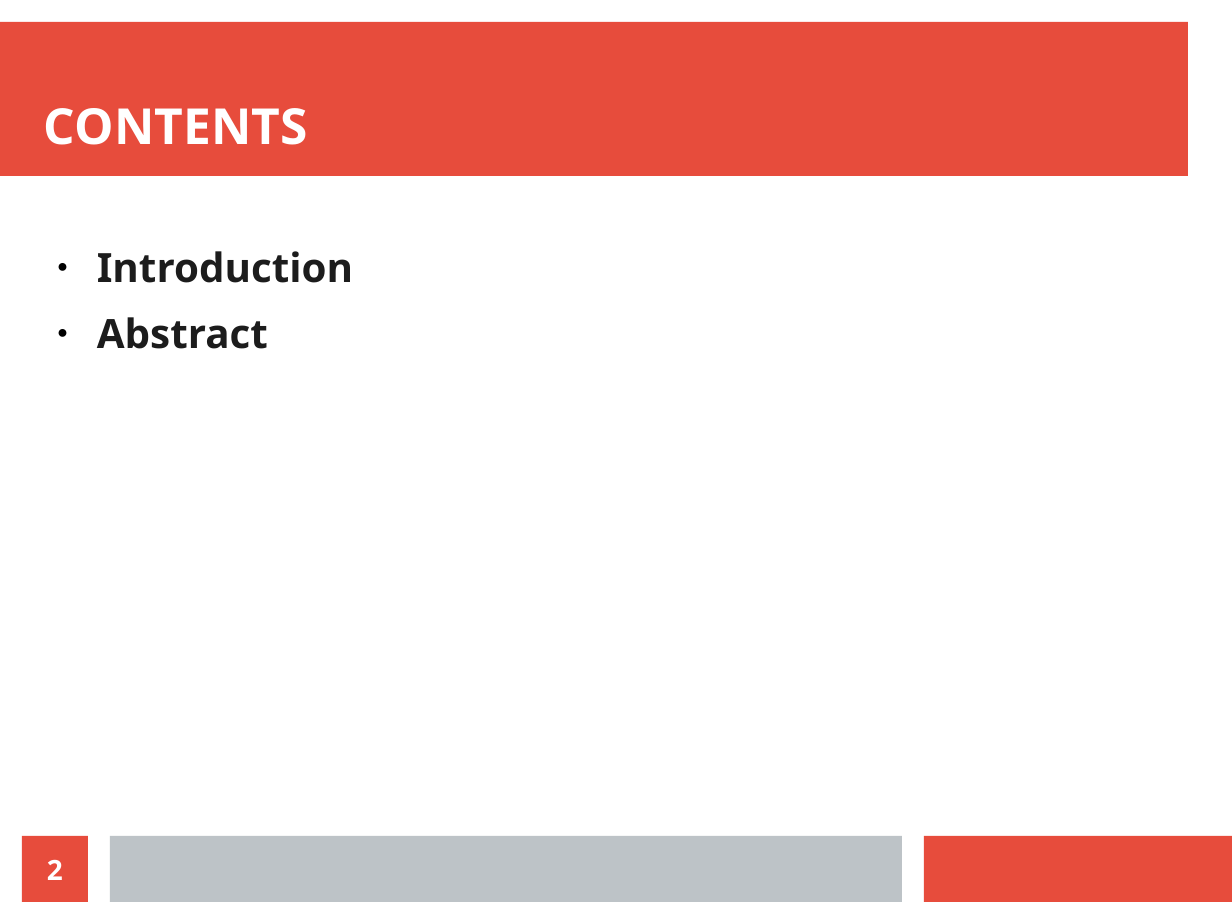
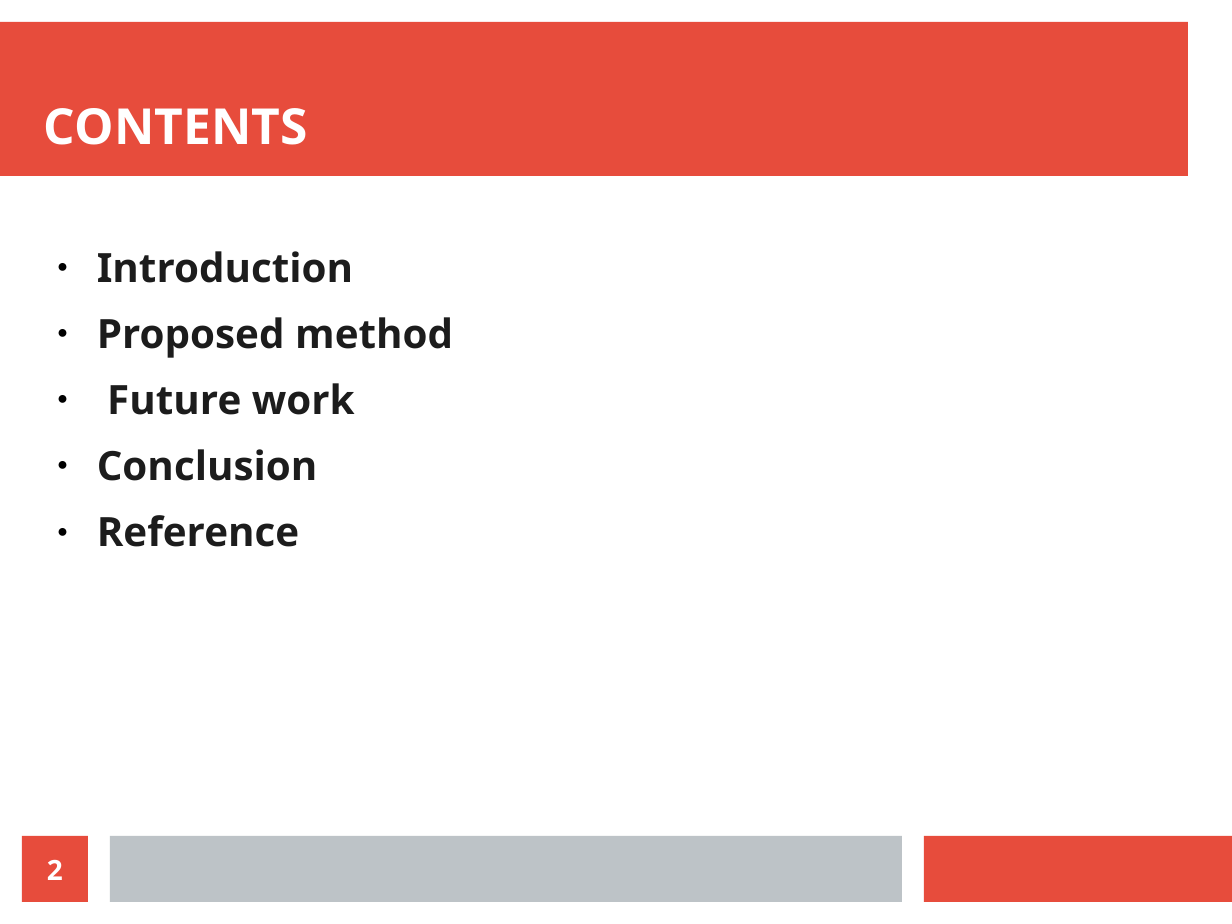
Before and after one commit to Kiran-Sayi/Kiran-Sayi.github.io, a slide deck: slide 2 of Seminar_Kiran_Sayi.odp. Drawn at 1232x924 pixels with LibreOffice and Linux fonts; fonts in the diff are those of the drawing. Boxes give left, top, right and bottom in pixels: in the first picture for what was removed or moved away, otherwise in the second. Text is boxed around its words. In the diff, an @@ line names an element or a change of style, - is before the commit and + after.

```diff
--- a/Seminar_Kiran_Sayi.odp
+++ b/Seminar_Kiran_Sayi.odp
@@ text at box(97, 317, 453, 547): text changed @@
-● Abstract
+● Proposed method
+● Future work
+● Conclusion
+● Reference
```
Also in this commit, not shown: 1 slide added, 1 slide removed.
